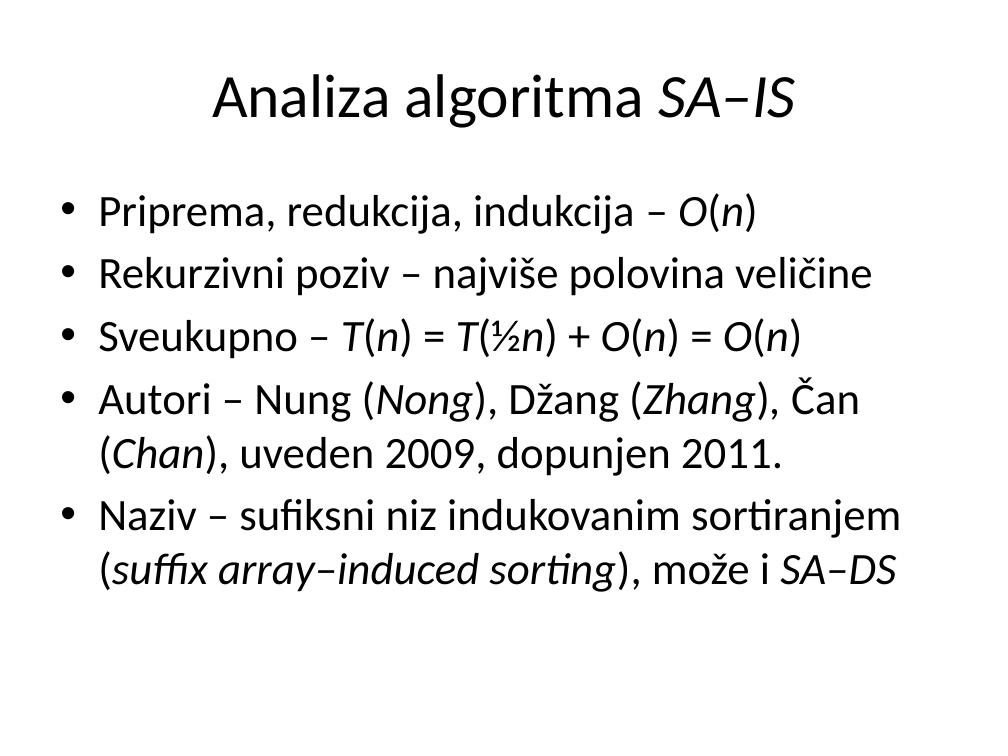
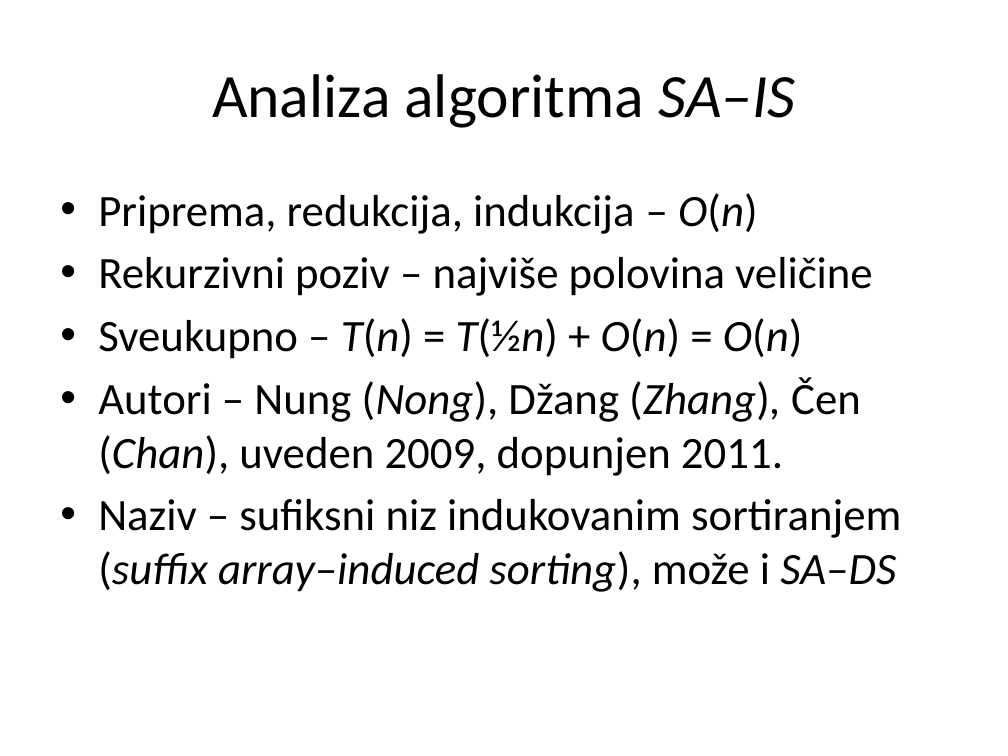
Before and after one commit to matfija/Sufiksni-niz, a slide deck: slide 17 of seminar/sufiksni.pptx. Drawn at 1008x756 pixels with LibreOffice and Linux fonts; fonts in the diff are those of the drawing. Boxes give left, top, right and bottom in pixels: in the first picture for what was removed or moved away, otherwise in the second. Text is boxed around its words. In the diff, an @@ line names an element or a change of style, - is before the commit and + after.

```diff
--- a/seminar/sufiksni.pptx
+++ b/seminar/sufiksni.pptx
@@ text at (x1=98, y1=377, x2=861, y2=476): text changed @@
-• Autori – Nung (Nong), Džang (Zhang), Čan (Chan), uveden 2009, dopunjen 2011.
+• Autori – Nung (Nong), Džang (Zhang), Čen (Chan), uveden 2009, dopunjen 2011.
```
Also in this commit, not shown: 1 other file.
